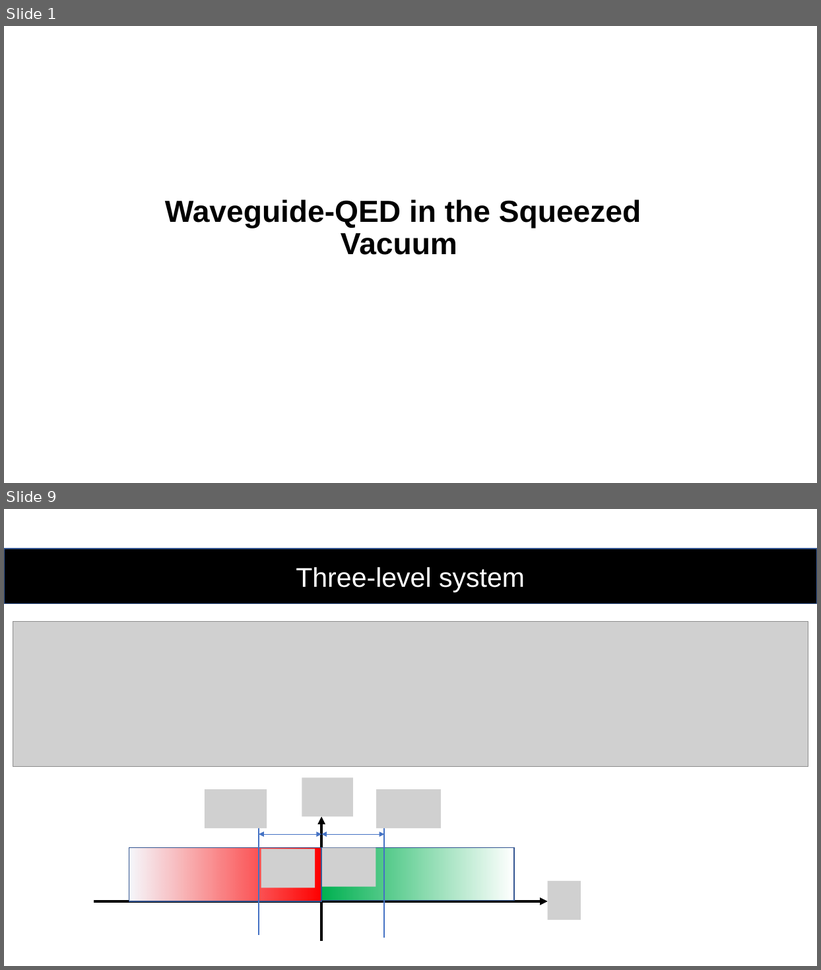
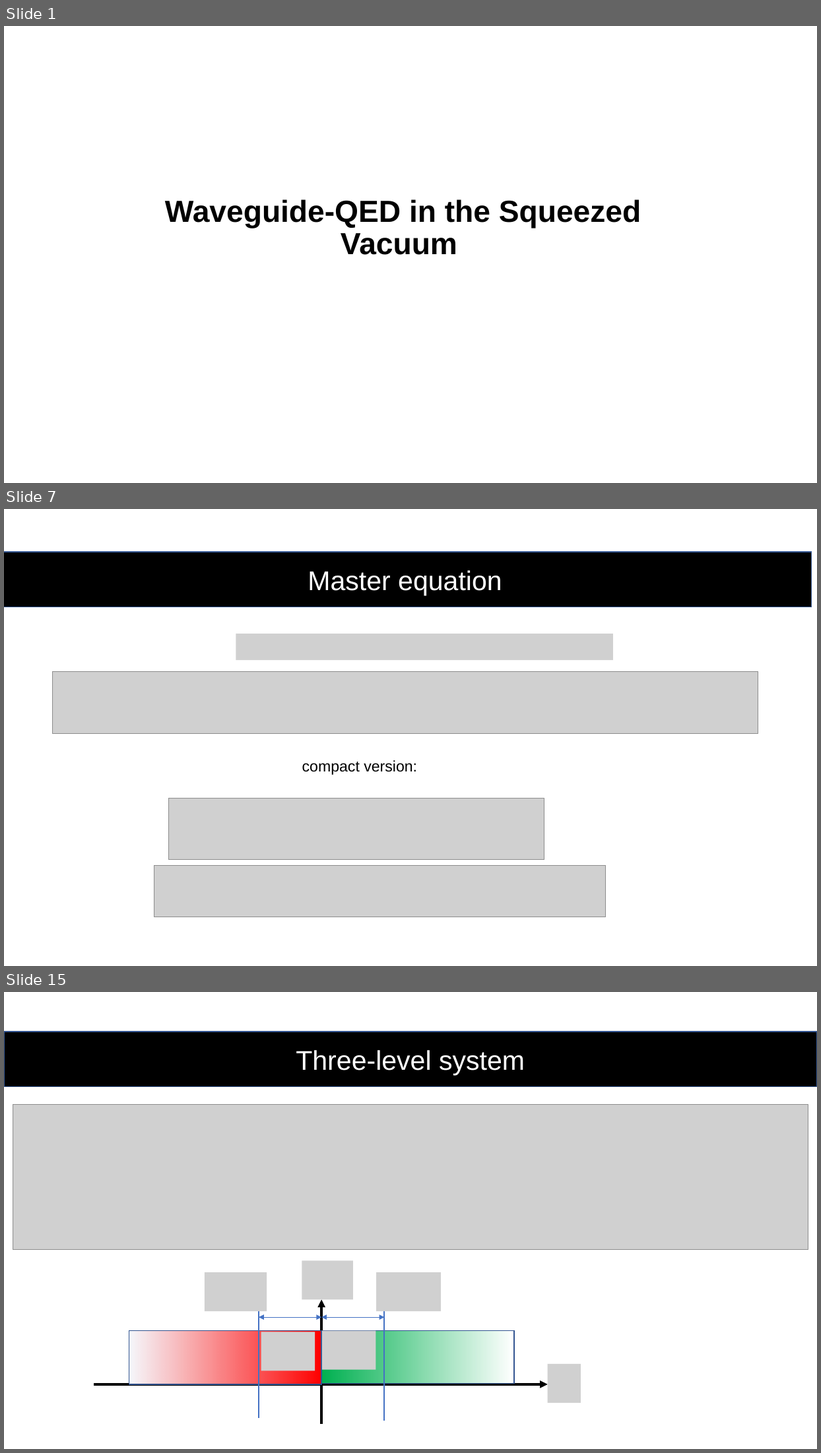
Before and after one commit to youjieyu888/circular-waveguide, a slide deck: Jieyu You.pptx. Shown one above the other, each under a label of ours: slides 1 and 9 before the commit, slides 1, 7 and 15 after it; the slides between them are not shown. The pictures are 821x970 and 821x1453 pixels, drawn with LibreOffice and Linux fonts; fonts in the diff are those of the drawing; grey boxes stand for pictures. Boxes give left, top, right and bottom in pixels: in the first picture for what was removed or moved away, otherwise in the second. Text is boxed around its words. In the diff, an @@ line names an element or a change of style, - is before the commit and + after.

```diff
--- a/Jieyu You.pptx
+++ b/Jieyu You.pptx
@@ slide 7 added at (4,509,817,966), background #FFFFFF @@
@@ rectangle added at (4,552,812,607), fill #000000, outline #325491 1 pt, 32 pt, text #FFFFFF @@
+Master equation
@@ picture added at (236,634,613,660) @@
@@ picture added at (52,672,758,734) @@
@@ text added at (302,760,417,775), 18 pt, text #000000 @@
+compact version:
@@ picture added at (169,799,545,859) @@
@@ picture added at (154,865,606,917) @@
@@ what was slide 9 is now slide 15 @@
```
Also in this commit, not shown: 8 slides changed, 7 other slides added, 1 slide removed.
